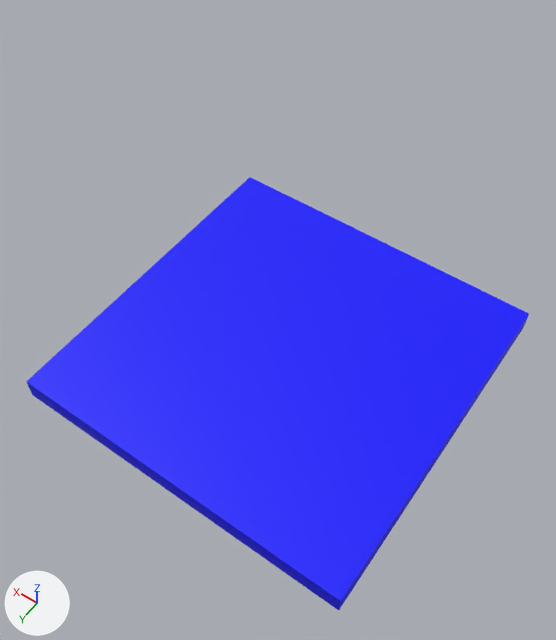
The glTF model assets/busto emilio.gltf as it was, and as the next commit left it.
Camera for both pictures: a 50 mm lens placed at (-42.9, 62.4, 85.6), pointed at (-3.7, 7.5, -0.5). The axes (+X, +Y, +Z) are drawn at lower left. The lights are the same throughout. Where no turn or scale is listed for an object, it has been applied to the vertices.

Script lines for the objects in view, before the commit:
```python
me_cube_006 = bpy.data.meshes.new('Cube.006')
me_cube_006.from_pydata(...)  # a box spanning x -30.0..30.0, y -30.0..30.0, z -22.3..-18.3
me_cube_006.materials.append(mat_material_001)  # blue #0000ff
ob_cube_004 = bpy.data.objects.new('Cube.004', me_cube_006)
ob_cube_004.location = (0.0, 0.0, 0.0)
```
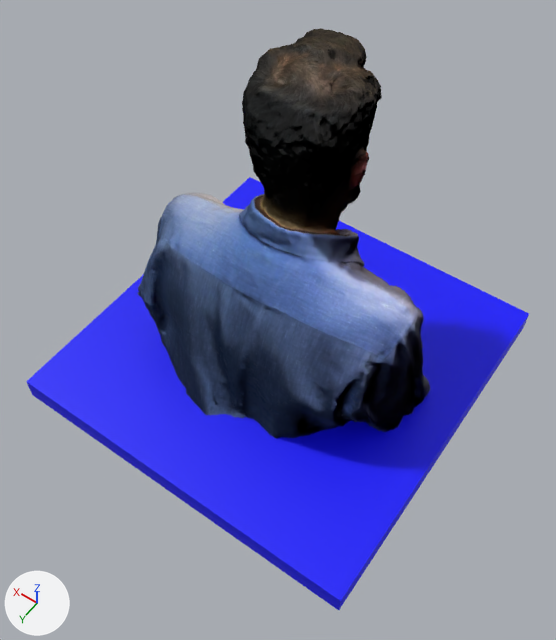
The newer file is also turned or shifted as a whole; pictures and numbers use the older file's frame.

Pixel boxes (x1, y1, x2, y2) of what changed, in the pictures (556 x 640 px):
'object_1.004', added: after (137, 28, 430, 438)

What changed in the scene script:
```text
Add img_textured_0_uo1vyan3_copia:
    img_textured_0_uo1vyan3_copia = load_image('textured_0_uo1Vyan3 copia', 'textured_0_uo1Vyan3 copia.webp', 4096, 4096, 'sRGB')
Add mat_textured_0_003:
    mat_textured_0_003 = principled_material('textured_0.003')
    mat_textured_0_003.texture = img_textured_0_uo1vyan3_copia
    mat_textured_0_003.roughness = 0.947
Add me_object_1_005:
    me_object_1_005.from_pydata(...)  # 18506 vertices, 37008 faces; spans x -24.0..23.4, y -16.4..18.1, z -18.4..34.3
    me_object_1_005.materials.append(mat_textured_0_003)  # picture img_textured_0_uo1vyan3_copia
Add ob_object_1_004:
    ob_object_1_004 = bpy.data.objects.new('object_1.004', me_object_1_005)
    ob_object_1_004.location = (0.0, 0.0, 0.0)
```
